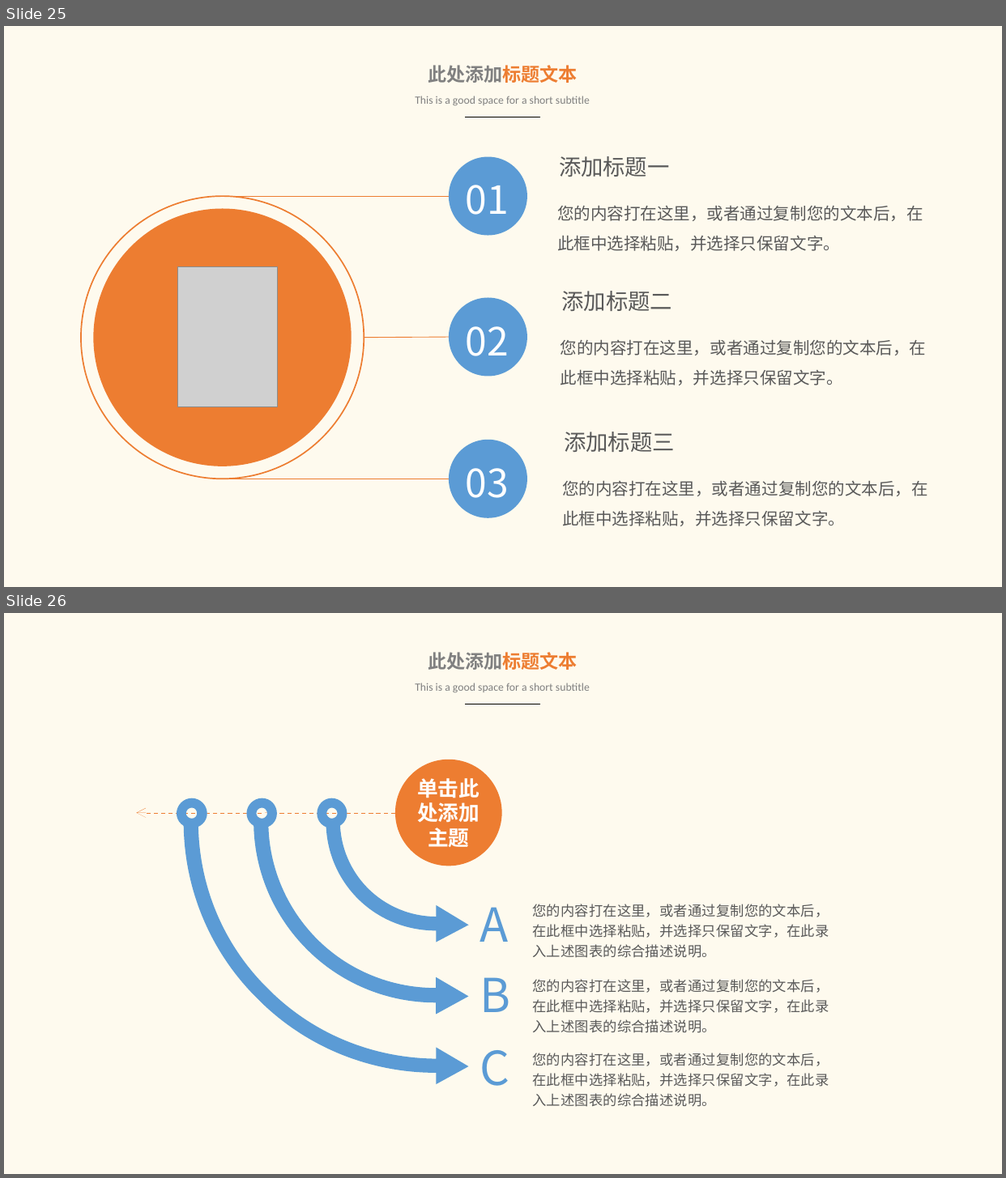
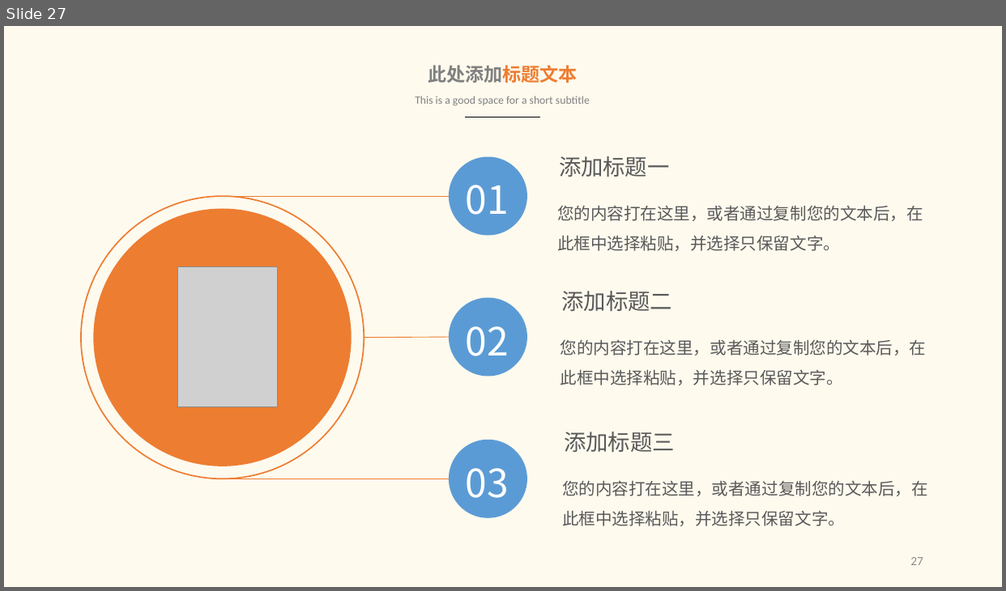
Before and after one commit to king1314okok/littlejsDesign, a slide deck: littleJS/论文/021115213 王毅 答辩PPT.pptx. Shown one above the other, each under a label of ours: slides 25 and 26 before the commit, slide 27 after it. The pictures are 1006x1178 and 1006x591 pixels, drawn with LibreOffice and Linux fonts; fonts in the diff are those of the drawing; grey boxes stand for pictures. Boxes give left, top, right and bottom in pixels: in the first picture for what was removed or moved away, otherwise in the second. Text is boxed around its words. In the diff, an @@ line names an element or a change of style, - is before the commit and + after.

```diff
--- a/littleJS/论文/021115213 王毅 答辩PPT.pptx
+++ b/littleJS/论文/021115213 王毅 答辩PPT.pptx
@@ slide 26 removed at <box>4,613,1002,1174</box>, background #FEFAEE @@
@@ text removed at <box>428,652,577,670</box> @@
-此处添加标题文本
@@ text removed at <box>415,683,590,692</box> @@
-This is a good space for a short subtitle
@@ line removed from (465, 705) to (541, 705) @@
@@ ellipse removed at <box>395,760,502,867</box> @@
-单击此处添加主题
@@ freeform shape removed at <box>177,798,207,828</box> @@
@@ freeform shape removed at <box>246,798,276,828</box> @@
@@ freeform shape removed at <box>317,798,347,828</box> @@
@@ arrow removed from (395, 812) to (137, 812) @@
@@ freeform shape removed at <box>184,821,469,1085</box> @@
@@ freeform shape removed at <box>253,821,468,1015</box> @@
@@ freeform shape removed at <box>326,821,469,943</box> @@
@@ text removed at <box>532,904,829,958</box> @@
-您的内容打在这里，或者通过复制您的文本后，在此框中选择粘贴，并选择只保留文字，在此录入上述图表的综合描述说明。
@@ text removed at <box>479,907,508,942</box> @@
-A
@@ text removed at <box>479,977,510,1012</box> @@
-B
@@ text removed at <box>532,979,829,1033</box> @@
-您的内容打在这里，或者通过复制您的文本后，在此框中选择粘贴，并选择只保留文字，在此录入上述图表的综合描述说明。
@@ text removed at <box>479,1050,509,1086</box> @@
-C
@@ text removed at <box>532,1053,829,1107</box> @@
-您的内容打在这里，或者通过复制您的文本后，在此框中选择粘贴，并选择只保留文字，在此录入上述图表的综合描述说明。
@@ what was slide 25 is now slide 27 @@
@@ slide 27 changed as well @@
@@ page number added at <box>910,557,923,565</box>, 9 pt, text #8C8C8C @@
+27
```
Also in this commit, not shown: 11 other slides changed, 16 slides added, 15 other slides removed.
